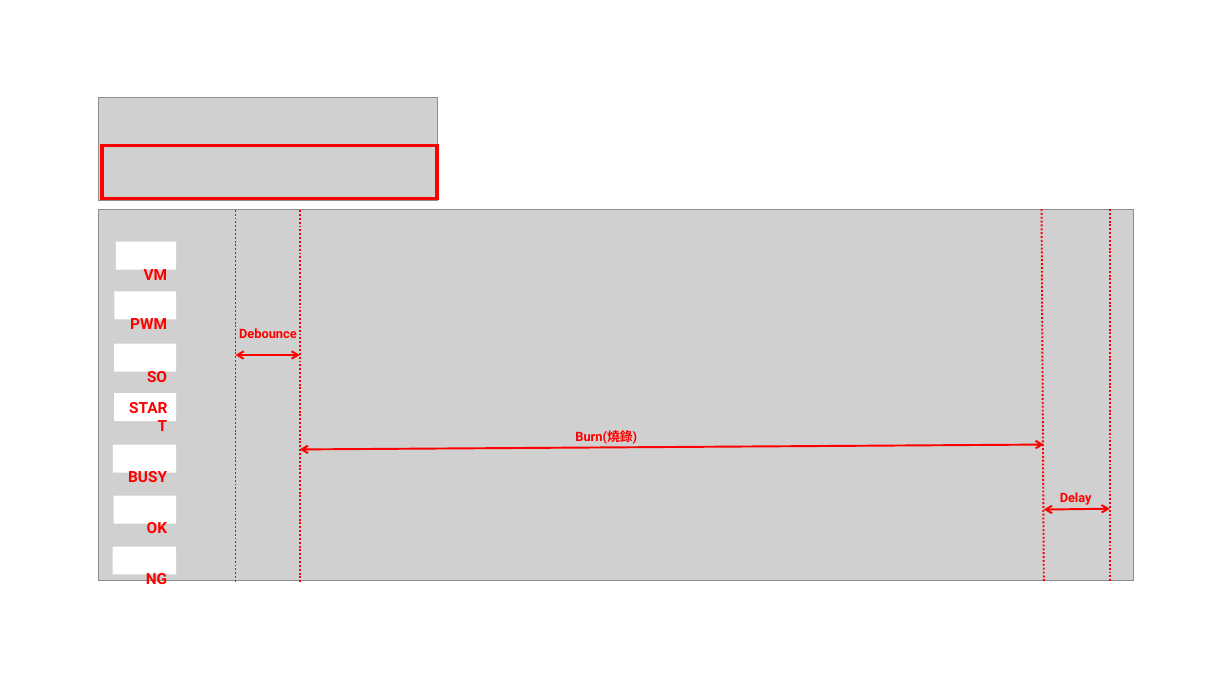
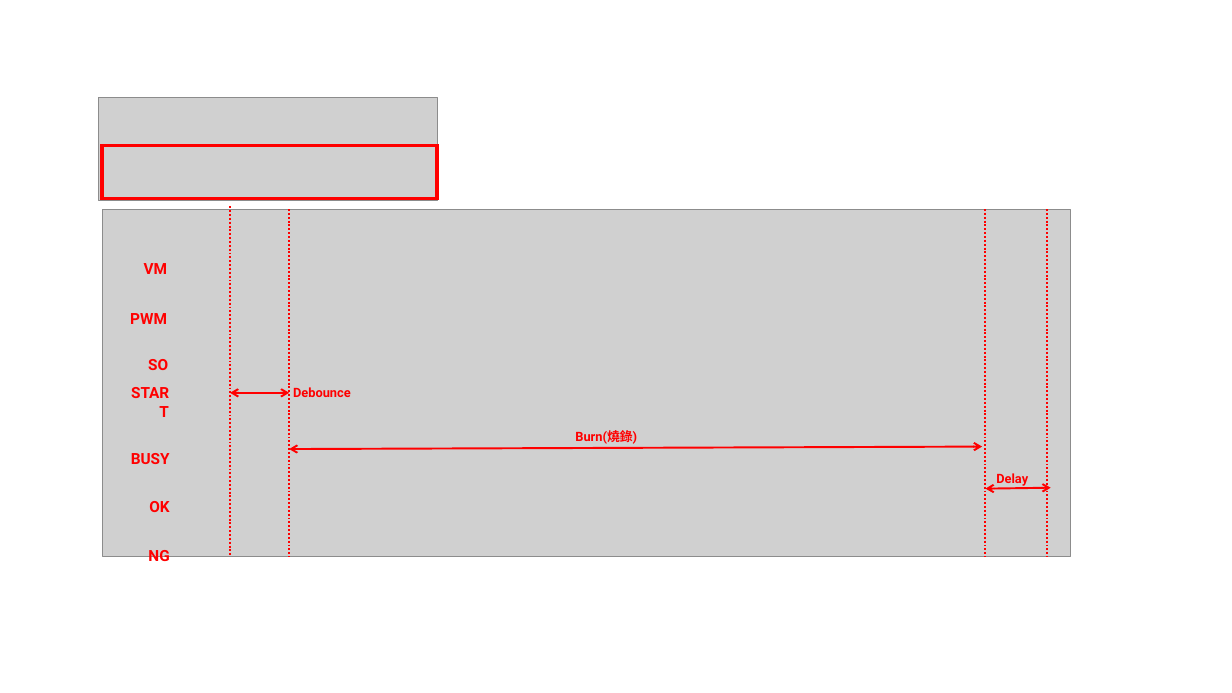
Before and after one commit to billwanggithub/MXXXX, a slide deck: slide 4 of assets/user_guide.pptx. Drawn at 1232x693 pixels with LibreOffice and Linux fonts; fonts in the diff are those of the drawing; grey boxes stand for pictures. Boxes give left, top, right and bottom in pixels: in the first picture for what was removed or moved away, otherwise in the second. Text is boxed around its words. In the diff, an @@ line names an element or a change of style, - is before the commit and + after.

```diff
--- a/assets/user_guide.pptx
+++ b/assets/user_guide.pptx
@@ picture: place and size @@
-picture at [99,209,1134,580]
+picture at [103,209,1071,556]
@@ line moved from (236, 210) - (236, 582) to (230, 206) - (230, 556) @@
@@ line moved from (299, 210) - (299, 583) to (289, 209) - (289, 556) @@
@@ line moved from (1042, 209) - (1044, 582) to (985, 209) - (985, 556) @@
@@ line moved from (1110, 209) - (1110, 582) to (1047, 209) - (1047, 556) @@
@@ text "VM": place and size @@
-text "VM" at [116,242,176,270]
+text "VM" at [144,263,167,274]
@@ text "PWM": place and size @@
-text "PWM" at [115,291,177,319]
+text "PWM" at [130,313,167,324]
@@ text "SO": place and size @@
-text "SO" at [115,344,177,372]
+text "SO" at [148,359,168,370]
@@ text "START": place and size @@
-text "START" at [115,393,177,421]
+text "START" at [116,379,178,407]
@@ text "Debounce": place and size @@
-text "Debounce" at [239,328,297,338]
+text "Debounce" at [293,387,351,397]
@@ double arrow moved from (236, 355) - (299, 355) to (230, 393) - (289, 393) @@
@@ text "BUSY": place and size @@
-text "BUSY" at [113,445,177,472]
+text "BUSY" at [131,453,170,464]
@@ double arrow moved from (299, 449) - (1044, 445) to (289, 449) - (982, 446) @@
@@ text "OK": place and size @@
-text "OK" at [114,495,177,523]
+text "OK" at [149,501,169,512]
@@ text "Delay": place and size @@
-text "Delay" at [1060,492,1092,505]
+text "Delay" at [996,473,1028,486]
@@ double arrow moved from (1044, 509) - (1110, 509) to (986, 489) - (1051, 488) @@
@@ fill #FFFFFF to none in 7 elements at [130,313,167,324], [144,263,167,274], [148,359,168,370], [116,379,178,407], [131,453,170,464], [149,501,169,512], [148,548,169,566] @@
@@ text "NG": place and size @@
-text "NG" at [113,547,177,575]
+text "NG" at [148,548,169,566]
```
Also in this commit, not shown: 1 other file.
